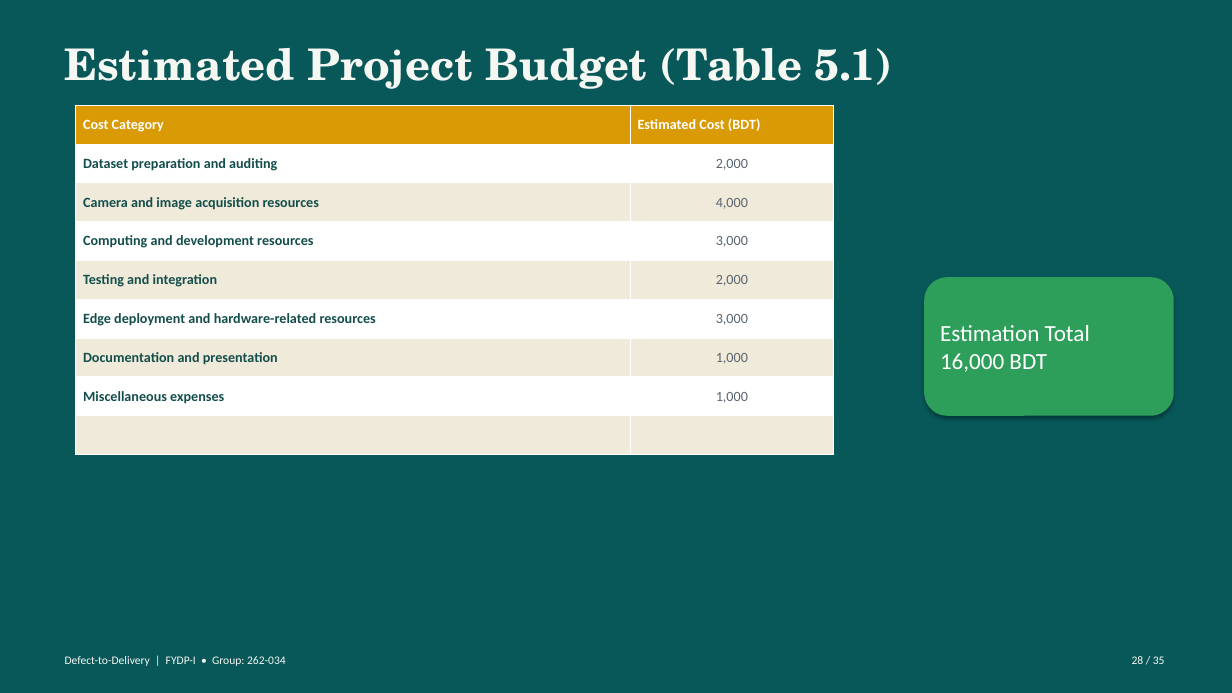
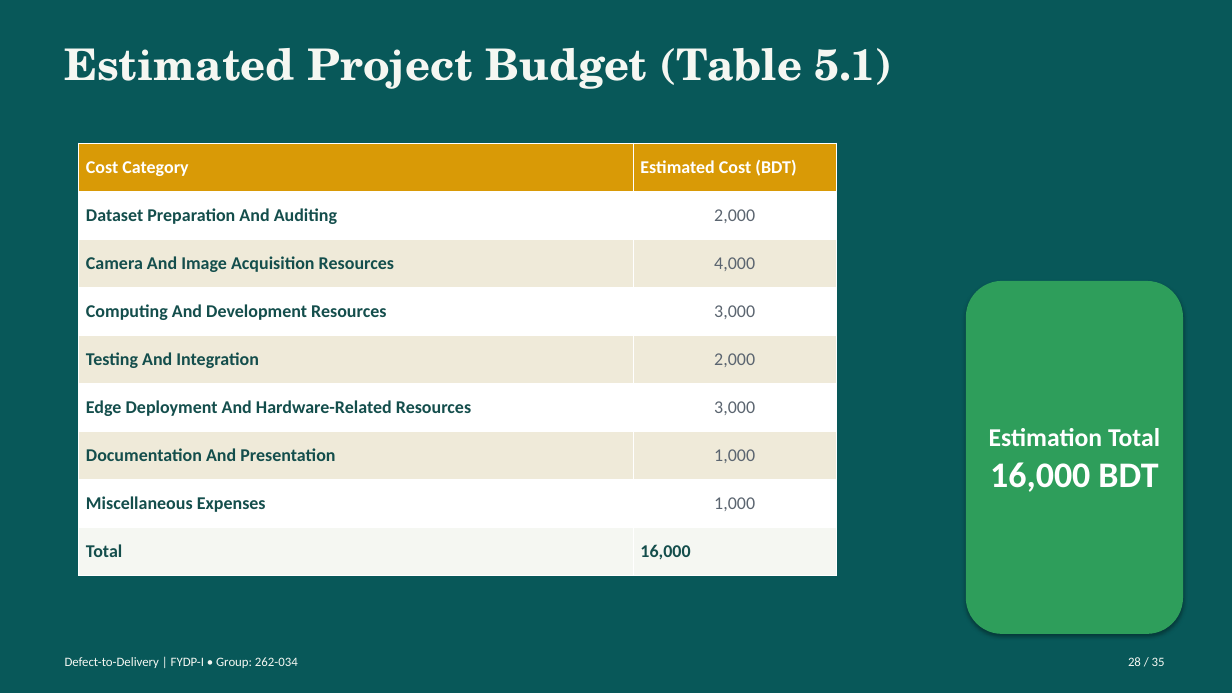
Before and after one commit to labib-ux/FYDP, a slide deck: slide 28 of slides/Defect-to-Delivery_262-034.pptx. Drawn at 1232x693 pixels with LibreOffice and Linux fonts; fonts in the diff are those of the drawing. Boxes give left, top, right and bottom in pixels: in the first picture for what was removed or moved away, otherwise in the second. Text is boxed around its words. In the diff, an @@ line names an element or a change of style, - is before the commit and + after.

Commit message:
Update Defect-to-Delivery presentation slides

```diff
--- a/slides/Defect-to-Delivery_262-034.pptx
+++ b/slides/Defect-to-Delivery_262-034.pptx
@@ table at bbox=[79, 143, 836, 576] @@
-row 2, column 1: Dataset preparation and auditing
+row 2, column 1: Dataset Preparation And Auditing
-row 3, column 1: Camera and image acquisition resources
+row 3, column 1: Camera And Image Acquisition Resources
-row 4, column 1: Computing and development resources
+row 4, column 1: Computing And Development Resources
-row 5, column 1: Testing and integration
+row 5, column 1: Testing And Integration
-row 6, column 1: Edge deployment and hardware-related resources
+row 6, column 1: Edge Deployment And Hardware-Related Resources
-row 7, column 1: Documentation and presentation
+row 7, column 1: Documentation And Presentation
-row 8, column 1: Miscellaneous expenses
+row 8, column 1: Miscellaneous Expenses
-row 9, column 1: 
+row 9, column 1: Total
-row 9, column 2: 
+row 9, column 2: 16,000
@@ fill #EFEAD9 to #F5F7F2 in row 9 @@
@@ size 11 to 14 pt in "Cost Category", "Estimated Cost (BDT)", "2,000", "4,000" and 5 more places @@
@@ table: place and size @@
-table at bbox=[76, 105, 834, 649]
+table at bbox=[79, 143, 836, 576]
@@ rounded rectangle "Estimation Total": place and size @@
-rounded rectangle "Estimation Total" at bbox=[924, 277, 1174, 416]
+rounded rectangle "Estimation Total" at bbox=[966, 281, 1183, 634]
@@ rounded rectangle "Estimation Total" at bbox=[966, 281, 1183, 634]: size 18 to 20 pt in "Estimation Total"; bold on; size 18 to 28 pt in "16,000 BDT"; alignment left to centre @@
@@ text "Defect-to-Delivery | FYDP-I • Group: ..." at bbox=[65, 657, 298, 668]: size 9 to 10 pt @@
@@ text "28 / 35" at bbox=[1128, 657, 1165, 666]: size 9 to 10 pt @@
```
Also in this commit, not shown: 34 other slides changed.
